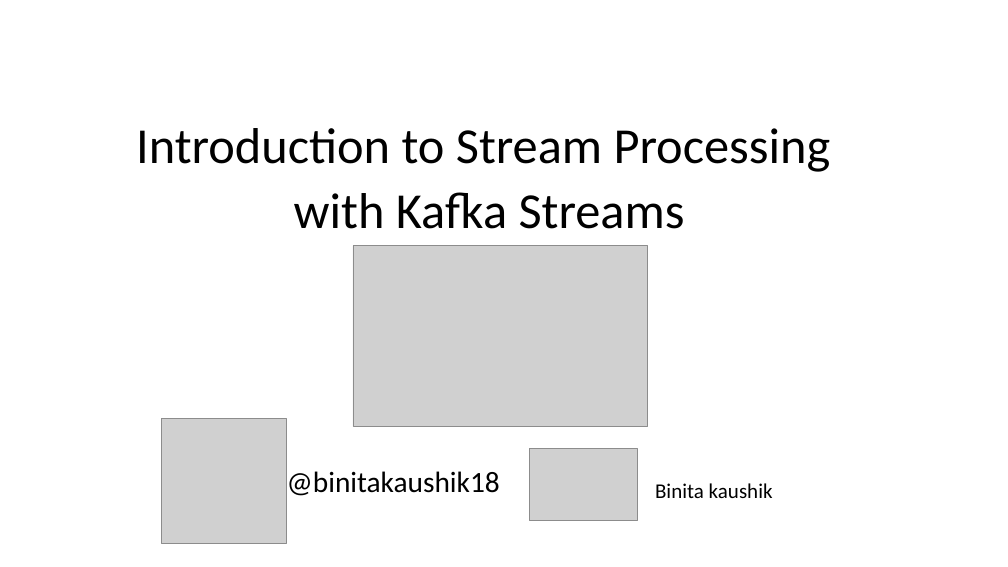
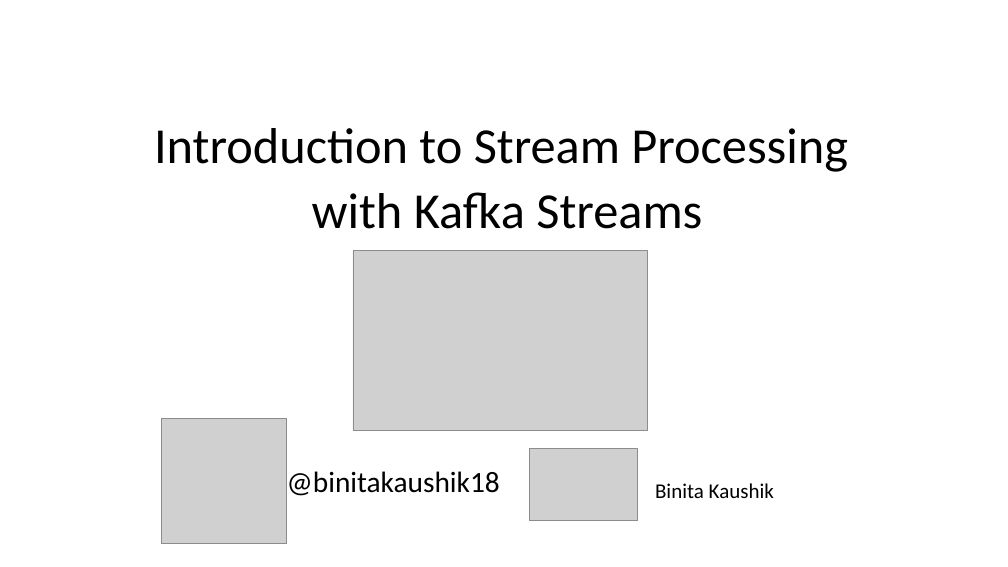
Before and after one commit to binitakaushik18/play-stream-maskingservice, a slide deck: slide 1 of doc/Kafka-Streams-TechConf [Autosaved].pptx. Drawn at 1008x567 pixels with LibreOffice and Linux fonts; fonts in the diff are those of the drawing; grey boxes stand for pictures. Boxes give left, top, right and bottom in pixels: in the first picture for what was removed or moved away, otherwise in the second. Text is boxed around its words. In the diff, an @@ line names an element or a change of style, - is before the commit and + after.

```diff
--- a/doc/Kafka-Streams-TechConf [Autosaved].pptx
+++ b/doc/Kafka-Streams-TechConf [Autosaved].pptx
@@ subtitle "Introduction to Stream Processing": place and size @@
-subtitle "Introduction to Stream Processing" at [136,128,831,229]
+subtitle "Introduction to Stream Processing" at [154,128,848,229]
@@ picture: place and size @@
-picture at [353,246,648,426]
+picture at [353,250,648,431]
@@ text at [655,483,774,498]: text changed @@
-Binita kaushik
+Binita Kaushik
```
Also in this commit, not shown: 9 other slides changed, 5 slides added, 4 other files.
